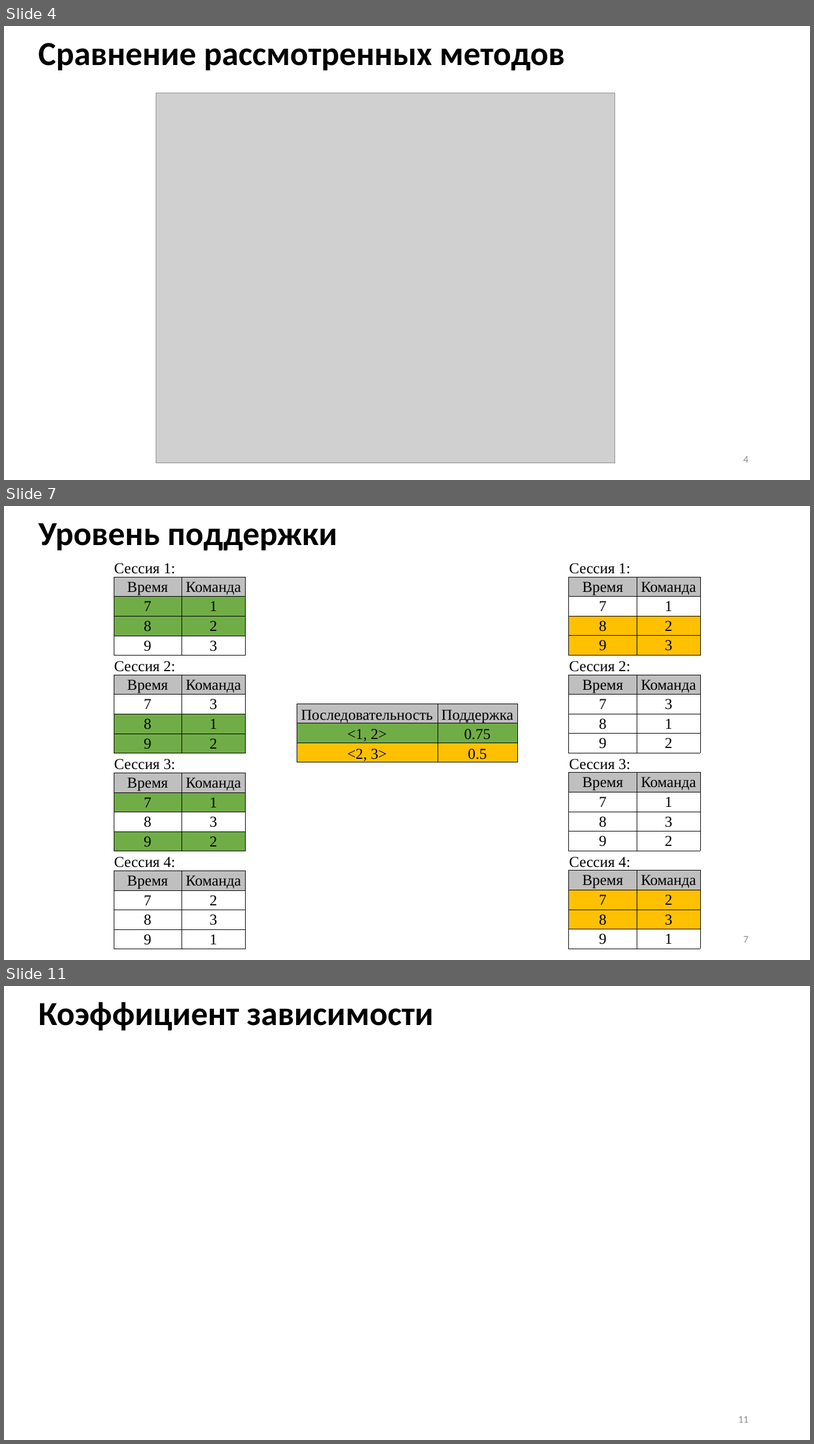
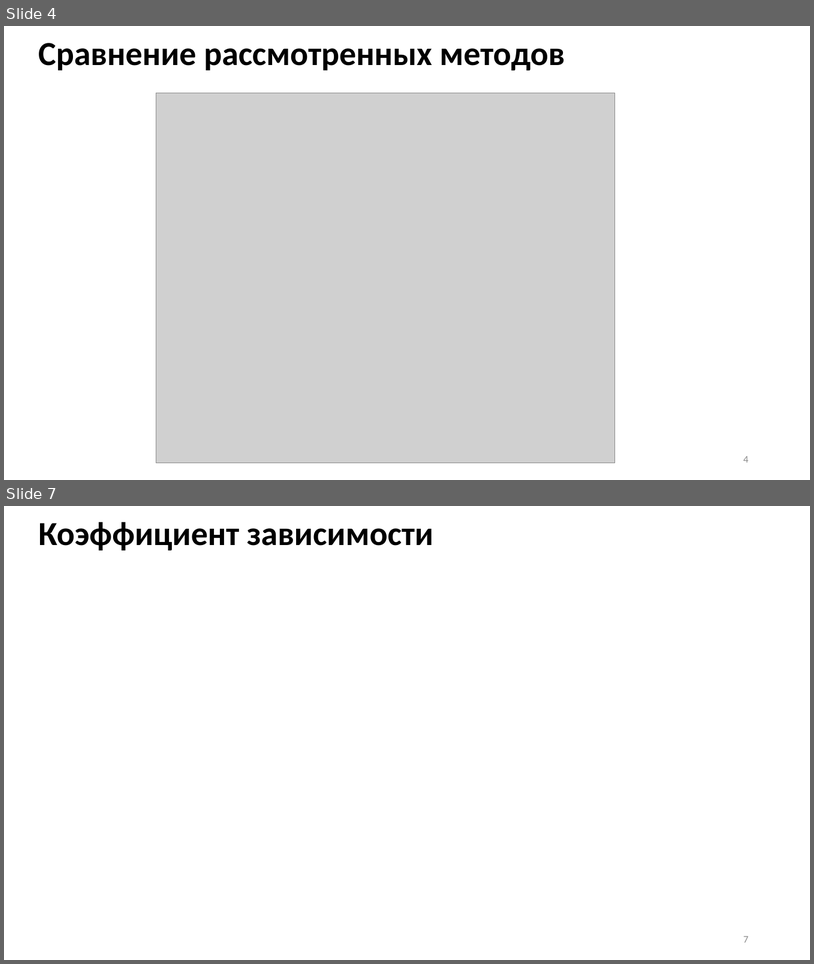
Before and after one commit to Inlucker/8semestr, a slide deck: ВКР/Презентация/ПронинАС_ВКР_презентация.pptx. Shown one above the other, each under a label of ours: slides 4, 7 and 11 before the commit, slides 4 and 7 after it; the slides between them are not shown. The pictures are 814x1444 and 814x964 pixels, drawn with LibreOffice and Linux fonts; fonts in the diff are those of the drawing; grey boxes stand for pictures. Boxes give left, top, right and bottom in pixels: in the first picture for what was removed or moved away, otherwise in the second. Text is boxed around its words. In the diff, an @@ line names an element or a change of style, - is before the commit and + after.

```diff
--- a/ВКР/Презентация/ПронинАС_ВКР_презентация.pptx
+++ b/ВКР/Презентация/ПронинАС_ВКР_презентация.pptx
@@ slide 7 removed at box(4, 506, 810, 960), background #FFFFFF @@
@@ title removed at box(38, 523, 338, 550) @@
-Уровень поддержки
@@ table removed at box(113, 558, 245, 949), 20 rows, 2 columns @@
-Сессия 1: | 
-Время | Команда
-7 | 1
-8 | 2
-9 | 3
-Сессия 2: | 
-Время | Команда
-7 | 3
-8 | 1
-9 | 2
-Сессия 3: | 
-Время | Команда
-7 | 1
-8 | 3
-9 | 2
-Сессия 4: | 
-Время | Команда
-7 | 2
-8 | 3
-9 | 1
@@ table removed at box(569, 558, 701, 949), 20 rows, 2 columns @@
-Сессия 1: | 
-Время | Команда
-7 | 1
-8 | 2
-9 | 3
-Сессия 2: | 
-Время | Команда
-7 | 3
-8 | 1
-9 | 2
-Сессия 3: | 
-Время | Команда
-7 | 1
-8 | 3
-9 | 2
-Сессия 4: | 
-Время | Команда
-7 | 2
-8 | 3
-9 | 1
@@ table removed at box(297, 704, 518, 765), 3 rows, 2 columns @@
-Последовательность | Поддержка
-<1, 2> | 0.75
-<2, 3> | 0.5
@@ page number removed at box(744, 936, 749, 942) @@
-7
@@ what was slide 11 is now slide 7 @@
@@ page number at box(744, 936, 749, 942): text changed @@
-11
+7
```
Also in this commit, not shown: 3 slides changed, 3 other slides removed, 2 other files.
